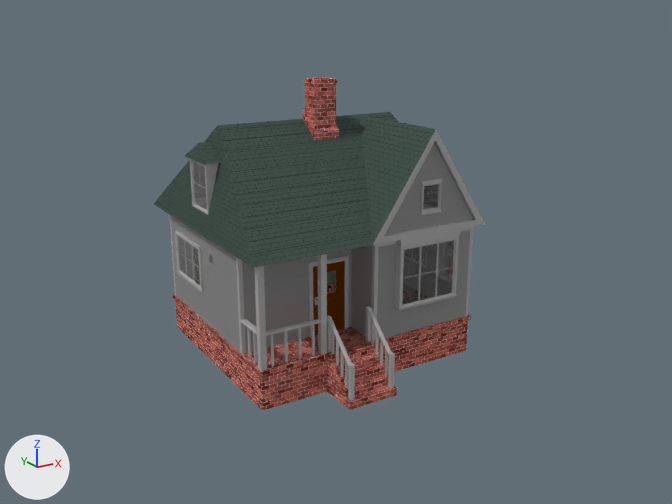
The Blender file Scene/house.blend, before and after one commit.
Rendered twice from the file's camera 'Camera'. The lights are fixed; the arrows at lower left show +X, +Y and +Z.

In view in the first picture: 'House'.
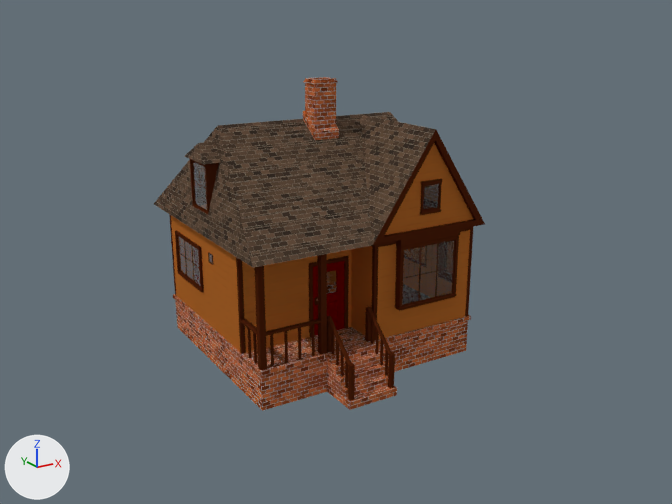
Commit message: Transfer materials to house file. Fix house colors.

Location of each change, [x1, y1, x2, y2] in pixels of the pictures (672 x 504 px):
'House', surface changed, recoloured: [154, 77, 485, 411] in both
part 1 of me_house, recoloured (grey to brown): [169, 130, 485, 400] in both
part 2 of me_house, recoloured (grey to brown): [171, 143, 473, 353] in both
part 3 of me_house, recoloured (brown to red): [313, 261, 345, 336] in both
part 4 of me_house, recoloured: [173, 77, 471, 411] in both

The change, as a diff of the scene's bpy script:
```diff
--- a/Scene/house.blend.py
+++ b/Scene/house.blend.py
@@ mat_roof @@
 n9.inputs[0].default_value = (0.5, 0.5, 0.5, 1.0)  # 'Color', grey #bcbcbc
-n10 = _N.new('ShaderNodeTexBrick'); n10.name = 'Brick Texture'
-n10.inputs[1].default_value = (0.063, 0.0931, 0.0782, 1.0)  # 'Color1', dark green #47564f
-n10.inputs[2].default_value = (0.063, 0.0931, 0.0782, 1.0)  # 'Color2', dark green #47564f
-n10.inputs[3].default_value = (0.0222, 0.0252, 0.0307, 1.0)  # 'Mortar', black #292c31
-n10.inputs[5].default_value = 0.01  # 'Mortar Size'
 n11 = _N.new('ShaderNodeTexCoord'); n11.name = 'Texture Coordinate'
@@ mat_roof @@
 n12.inputs[1].default_value = 0.1  # 'Value'
+n10 = _N.new('ShaderNodeTexBrick'); n10.name = 'Brick Texture'
+n10.inputs[1].default_value = (0.133, 0.0769, 0.047, 1.0)  # 'Color1', brown #664e3d
+n10.inputs[2].default_value = (0.0331, 0.0233, 0.0174, 1.0)  # 'Color2', brown #332a24
+n10.inputs[3].default_value = (0.214, 0.179, 0.133, 1.0)  # 'Mortar', brown #7f7566
+n10.inputs[5].default_value = 0.01  # 'Mortar Size'
 n13 = _N.new('ShaderNodeDisplacement'); n13.name = 'Displacement'
@@ mat_bricks @@
+mat_bricks = bpy.data.materials.new('Bricks')
+# nodes: BsdfAnisotropic, BsdfDiffuse, Displacement, Invert, LayerWeight, Math, MixShader, OutputMaterial, RGBCurve, TexBrick, TexCoord
+# colours: grey #bcbcbc, brown #6f2f13, orange #cc6d38
@@ mat_door @@
+mat_door = bpy.data.materials.new('Door')
+mat_door.use_nodes = True; mat_door.node_tree.nodes.clear()
+_N = mat_door.node_tree.nodes; _L = mat_door.node_tree.links
+n0 = _N.new('ShaderNodeOutputMaterial'); n0.name = 'Material Output'
+n1 = _N.new('ShaderNodeGroup'); n1.name = 'Group'
+n1.node_tree = ng_diffusegroup
+n1.inputs[0].default_value = (0.319, 0.0, 0.0, 1.0)  # 'Color', red #990000
+_L.new(n1.outputs[0], n0.inputs[0])  # 'BSDF' to 'Surface'
@@ mat_wallplanks @@
+mat_wallplanks = bpy.data.materials.new('WallPlanks')
+mat_wallplanks.use_nodes = True; mat_wallplanks.node_tree.nodes.clear()
+_N = mat_wallplanks.node_tree.nodes; _L = mat_wallplanks.node_tree.links
+n0 = _N.new('ShaderNodeOutputMaterial'); n0.name = 'Material Output'
+n1 = _N.new('ShaderNodeGroup'); n1.name = 'Group'
+n1.node_tree = ng_diffusegroup
+n1.inputs[0].default_value = (0.791, 0.242, 0.0409, 1.0)  # 'Color', orange #e68739
+_L.new(n1.outputs[0], n0.inputs[0])  # 'BSDF' to 'Surface'
@@ mat_timber @@
+mat_timber = bpy.data.materials.new('Timber')
+mat_timber.use_nodes = True; mat_timber.node_tree.nodes.clear()
+_N = mat_timber.node_tree.nodes; _L = mat_timber.node_tree.links
+n0 = _N.new('ShaderNodeOutputMaterial'); n0.name = 'Material Output'
+n1 = _N.new('ShaderNodeGroup'); n1.name = 'Group'
+n1.node_tree = ng_diffusegroup
+n1.inputs[0].default_value = (0.133, 0.0262, 0.007, 1.0)  # 'Color', brown #662d14
+_L.new(n1.outputs[0], n0.inputs[0])  # 'BSDF' to 'Surface'
@@ me_house @@
 me_house.from_pydata(...)  # 2046 vertices, 1817 faces, 1 loose edge; spans x -3.2..3.2, y -4.0..3.8, z 0.0..7.0
 # used by ob_house; location = (0.0, 0.0, 0.0)
+# me_house part 1: all 993 faces that had it switch from mat_whitediffuse to mat_timber
+# me_house part 2: all 318 faces that had it switch from mat_graydiffuse to mat_wallplanks
+# me_house part 3: all 34 faces that had it switch from mat_darkbrowndiffuse to mat_door
+# me_house part 4: all 147 faces that had it switch from mat_brick to mat_bricks
 me_house.materials.append(mat_roof)
```
